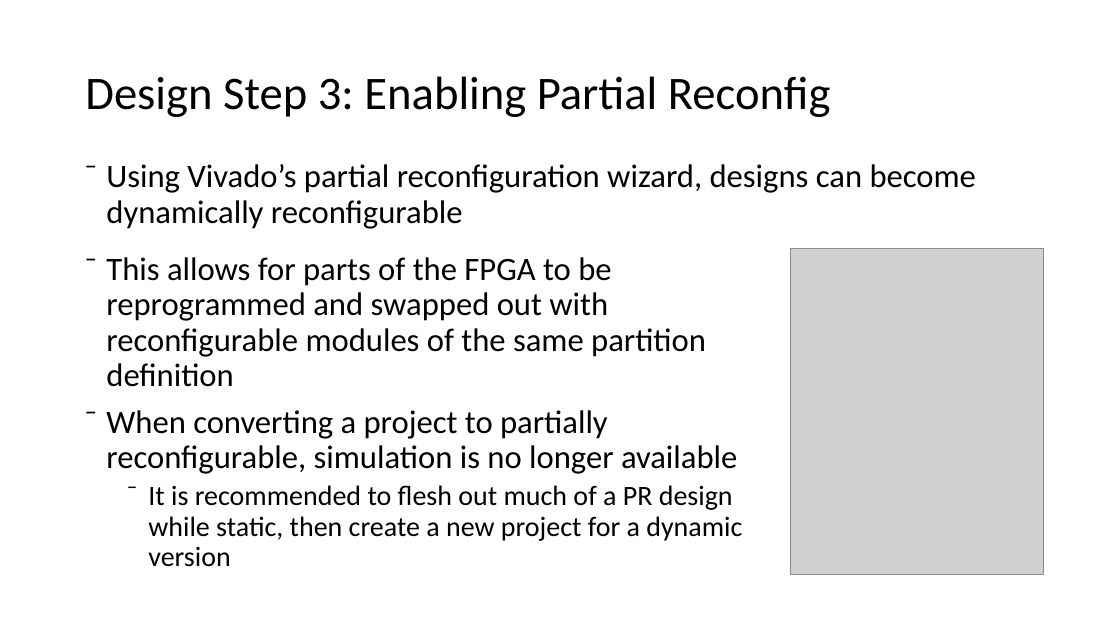
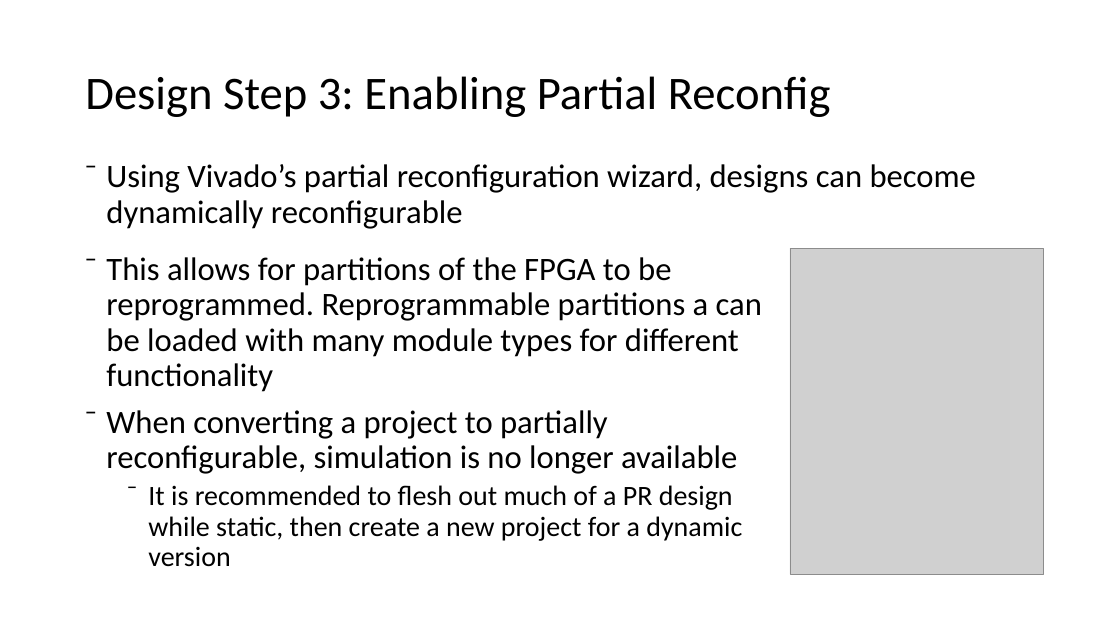
Before and after one commit to monkeyboyfr3sh/ReconHardware, a slide deck: slide 10 of Documents/8_24_2020.pptx. Drawn at 1120x630 pixels with LibreOffice and Linux fonts; fonts in the diff are those of the drawing; grey boxes stand for pictures. Boxes give left, top, right and bottom in pixels: in the first picture for what was removed or moved away, otherwise in the second. Text is boxed around its words. In the diff, an @@ line names an element or a change of style, - is before the commit and + after.

```diff
--- a/Documents/8_24_2020.pptx
+++ b/Documents/8_24_2020.pptx
@@ text at (106, 257, 762, 392): text changed @@
-⁻ This allows for parts of the FPGA to be reprogrammed and swapped out with reconfigurable modules of the same partition definition
+⁻ This allows for partitions of the FPGA to be reprogrammed. Reprogrammable partitions a can be loaded with many module types for different functionality
```
Also in this commit, not shown: 5 other slides changed, 1 slide added, 1 other file.
